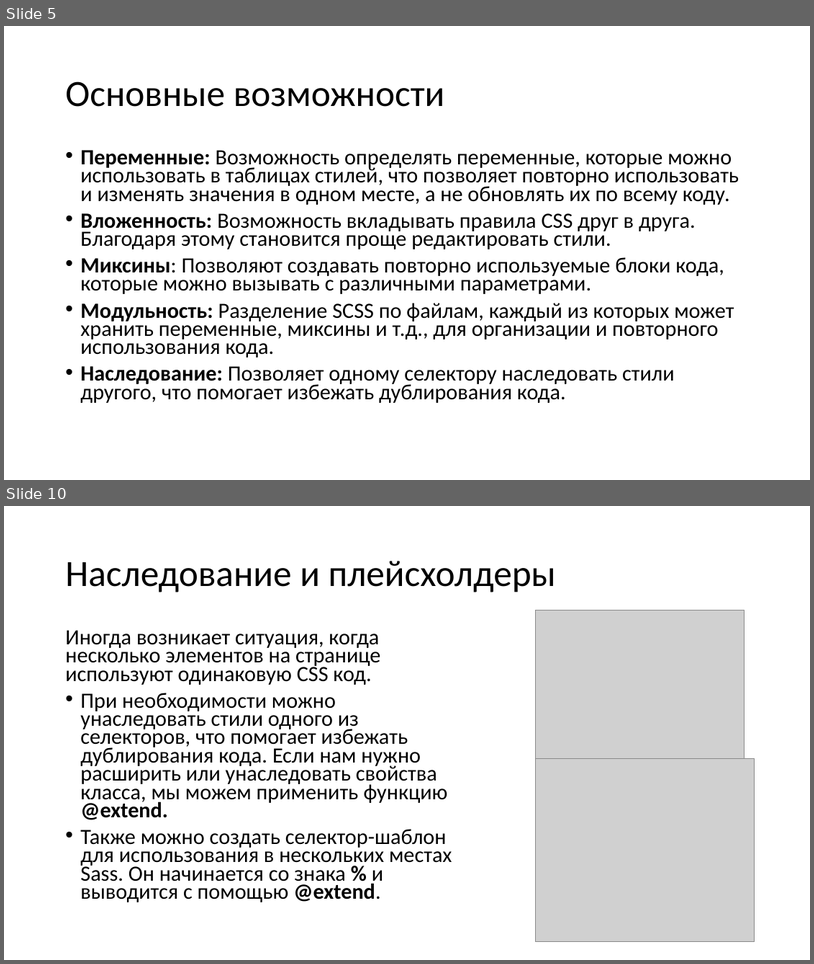
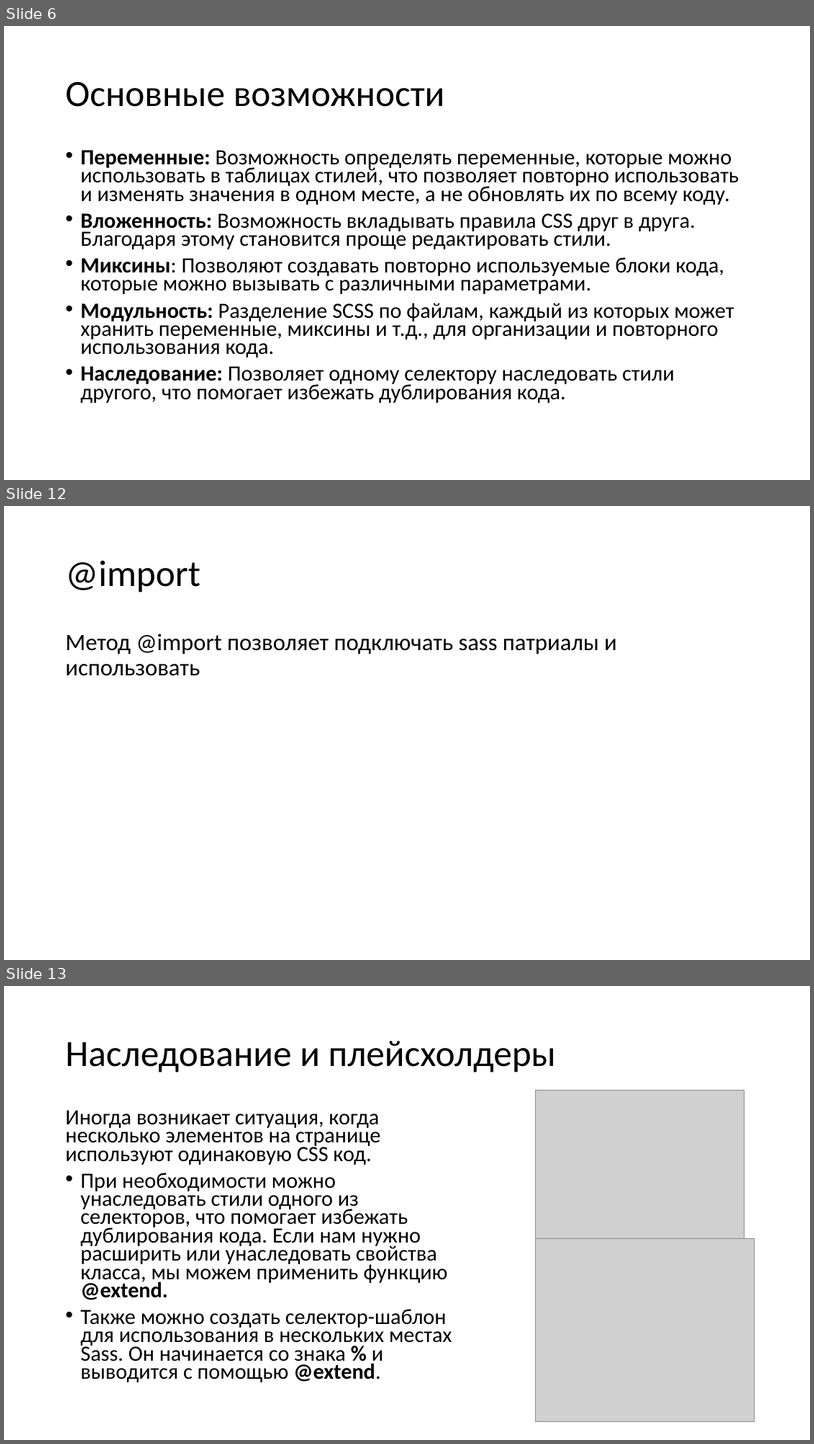
Before and after one commit to TalantRys/scss-study, a slide deck: sass.pptx. Shown one above the other, each under a label of ours: slides 5 and 10 before the commit, slides 6, 12 and 13 after it; the slides between them are not shown. The pictures are 814x964 and 814x1444 pixels, drawn with LibreOffice and Linux fonts; fonts in the diff are those of the drawing; grey boxes stand for pictures. Boxes give left, top, right and bottom in pixels: in the first picture for what was removed or moved away, otherwise in the second. Text is boxed around its words. In the diff, an @@ line names an element or a change of style, - is before the commit and + after.

```diff
--- a/sass.pptx
+++ b/sass.pptx
@@ slide 12 added at <box>4,506,810,960</box>, background #FFFFFF @@
@@ title added at <box>65,560,201,592</box>, 44 pt, text #000000 @@
+@import
@@ text added at <box>65,633,617,676</box>, 28 pt, text #000000 @@
+Метод @import позволяет подключать sass патриалы и использовать
@@ what was slide 5 is now slide 6 @@
@@ what was slide 10 is now slide 13 @@
```
Also in this commit, not shown: 6 slides changed, 3 other slides added, 1 slide removed.
